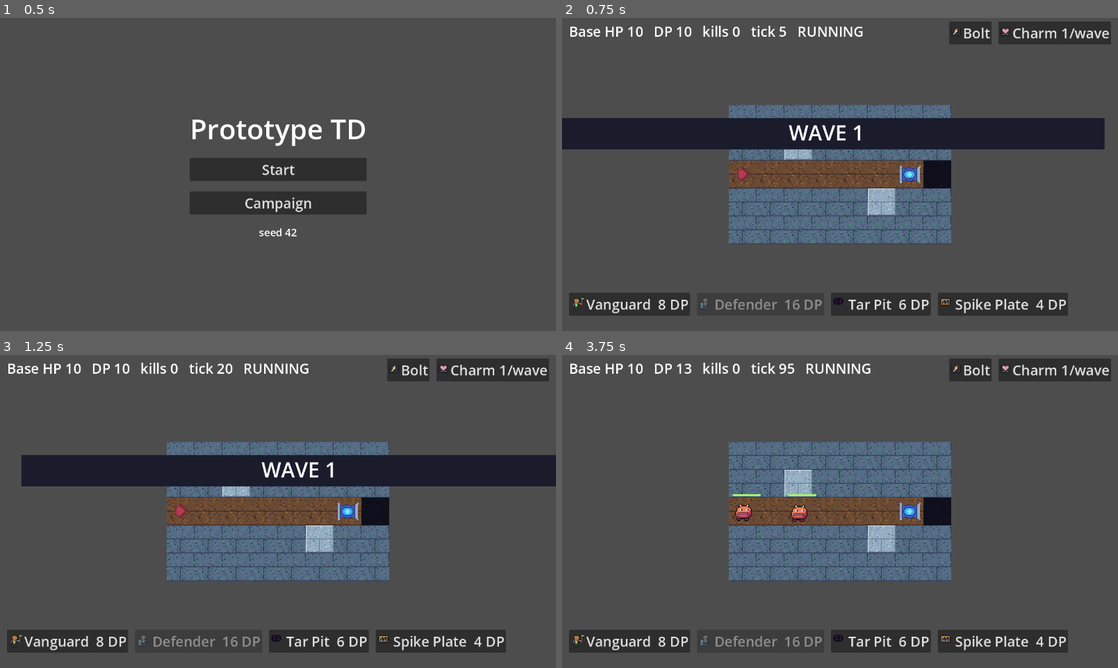
Above: before the commit, frames 1-4 (two rows, left to right).
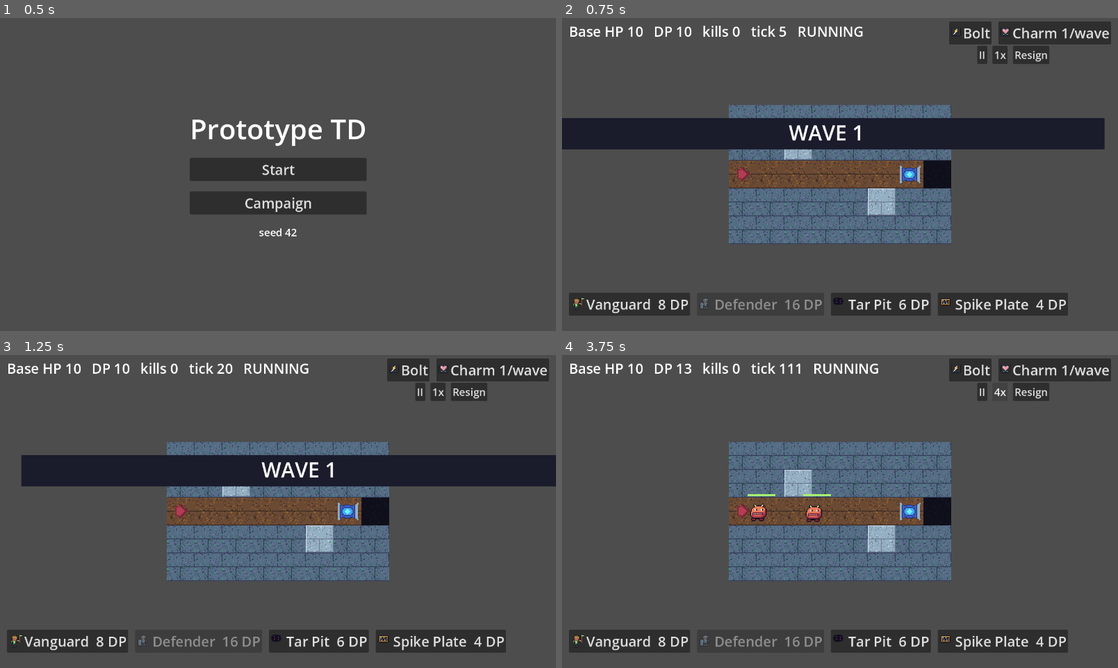
Above: after the commit, the same moments.

Repository: junnyboi/proto-td
Game: Godot game, scene res://scenes/title.tscn
Same seed, same stepped clock (60 frames per second), same inputs: the game is played once before the commit and once after it.
Inputs (mouse positions are in pixels of both pictures, inside the frame that each line leads up to):
- Up to frame 1 (0.5 s): no input
- Up to frame 2 (0.75 s): click "Start" at 0.5 s
- Up to frame 3 (1.25 s): no input
- Up to frame 4 (3.75 s): click (984, 392) at 1.25 s, where only the run after the commit has a clickable "II"; click (984, 392) at 2 s, where only the run after the commit has a clickable ">"; click (1001, 392) at 2.75 s, where only the run after the commit has a clickable "1x"; click (1001, 392) at 3.5 s, where only the run after the commit has a clickable "2x"

Frame 1 is identical in both runs. In frame 2, 0.6% of the frame differs, in the area x 74-88%, y 8-15%; in frame 3, 0.6%; in frame 4, 1.4%, in the area x 30-88%, y 2-54%.

Commit message:
phase 13b: in-battle QoL controls (pause/speed/resign) + prominent terminal Continue + harness input shield
Controls drive only the ticks_per_frame_scale seam and the resign verb
(rule 5). Space pause matches physical keycode (D1: actions don't match
synthetic devices — probed). Row sits under the spell bar (D5: top-center
belongs to the HUD status line; R4b shot caught the overlap). New
selftest/input_shield.gd eats untagged mouse/key events under the harness
— closes the human-races-injected-input class (see PAINPOINTS Phase 13).
P13 ledger stays failing pending one uninterrupted verify.sh --full
(windowed lane blocked by live machine use; isolated R4b green 29/29,
5 shots, zero skips).

Co-Authored-By: Claude Fable 5 <noreply@anthropic.com>

Diff:
--- a/project.godot
+++ b/project.godot
@@ -43,6 +43,11 @@
 "events": [Object(InputEventKey,"resource_local_to_scene":false,"resource_name":"","device":16,"window_id":0,"alt_press …(195 unchanged characters)…
 ]
 }
+battle_pause={
+"deadzone": 0.2,
+"events": [Object(InputEventKey,"resource_local_to_scene":false,"resource_name":"","device":16,"window_id":0,"alt_pressed":false,"shift_pressed":false,"ctrl_pressed":false,"meta_pressed":false,"pressed":false,"keycode":0,"physical_keycode":32,"key_label":0,"unicode":0,"location":0,"echo":false,"script":null)
+]
+}
 
 [rendering]
 
--- /dev/null
+++ b/scripts/ui/battle_controls.gd
@@ -0,0 +1,194 @@
+class_name BattleControls
+extends Control
+
+## Phase 13b (td-phase-13.md §4): always-visible in-battle QoL controls —
+## pause/resume, speed cycle 1x/2x/4x, resign behind a code-built confirm
+## panel (never a native ConfirmationDialog: subwindows are a harness trap).
+## UI over the verbs (rule 5): every write goes through the view's
+## ticks_per_frame_scale seam or model.apply_action([&"resign"]) — the same
+## seams the debug overlay, scenarios, and bots drive. Button labels
+## re-derive from the LIVE scale each frame, so direct seam writes (debug
+## overlay, scenarios) never desync the display. Space toggles pause by
+## physical keycode, the debug.gd F12 precedent — the registered
+## battle_pause action does not match synthetic device-4242 keys (probed,
+## deviation D1).
+
+const FONT_SIZE := 24
+const SPEED_CYCLE: Array[float] = [1.0, 2.0, 4.0]
+const PAUSED_LABEL_MIN_WIDTH := 130.0  # fixed slot: no row re-layout on toggle
+
+var model: BattleModel = null
+var view: Node2D = null
+
+var _pause_button: Button = null
+var _speed_button: Button = null
+var _resign_button: Button = null
+var _paused_label: Label = null
+var _confirm: PanelContainer = null
+var _resume_scale: float = 1.0
+var _pre_confirm_scale: float = 1.0
+
+
+func setup(battle_model: BattleModel, battle_view: Node2D) -> void:
+	model = battle_model
+	view = battle_view
+	# Control under a Node2D: no anchor layout — explicit viewport sizing
+	# (CLAUDE.md ban list), same pattern as the deploy/spell bars
+	mouse_filter = Control.MOUSE_FILTER_IGNORE
+	position = Vector2.ZERO
+	size = get_viewport().get_visible_rect().size
+	_build_row()
+	_build_confirm()
+
+
+func _build_row() -> void:
+	var box := HBoxContainer.new()
+	box.name = "ControlsBox"
+	box.add_theme_constant_override("separation", 12)
+	add_child(box)
+	_pause_button = _make_button("PauseButton", "II")
+	_pause_button.pressed.connect(_on_pause_pressed)
+	box.add_child(_pause_button)
+	_speed_button = _make_button("SpeedButton", "1x")
+	_speed_button.pressed.connect(_on_speed_pressed)
+	box.add_child(_speed_button)
+	_resign_button = _make_button("ResignButton", "Resign")
+	_resign_button.pressed.connect(_on_resign_pressed)
+	box.add_child(_resign_button)
+	_paused_label = Label.new()
+	_paused_label.name = "PausedLabel"
+	_paused_label.text = ""
+	_paused_label.custom_minimum_size = Vector2(PAUSED_LABEL_MIN_WIDTH, 0)
+	_paused_label.add_theme_font_size_override("font_size", FONT_SIZE)
+	_paused_label.add_theme_color_override("font_color", Color("f4b41b"))
+	box.add_child(_paused_label)
+	# right-aligned strip BELOW the spell bar (as-built D5: top-center is NOT
+	# free — the HUD status line reaches past center-x once tick/result text
+	# grows, and the R4b shot caught the overlap); the box knows its width
+	# only after buttons exist
+	box.reset_size()
+	box.position = Vector2(size.x - box.get_combined_minimum_size().x - 16.0, 64.0)
+
+
+func _build_confirm() -> void:
+	_confirm = PanelContainer.new()
+	_confirm.name = "ResignConfirm"
+	_confirm.visible = false
+	add_child(_confirm)
+	var margin := MarginContainer.new()
+	for side: String in ["left", "right", "top", "bottom"]:
+		margin.add_theme_constant_override("margin_%s" % side, 24)
+	_confirm.add_child(margin)
+	var column := VBoxContainer.new()
+	column.add_theme_constant_override("separation", 14)
+	margin.add_child(column)
+	var question := Label.new()
+	question.name = "ResignQuestion"
+	question.text = "Resign this battle?"
+	question.add_theme_font_size_override("font_size", 32)
+	question.horizontal_alignment = HORIZONTAL_ALIGNMENT_CENTER
+	column.add_child(question)
+	var note := Label.new()
+	note.text = "Counts as a defeat."
+	note.add_theme_font_size_override("font_size", FONT_SIZE)
+	note.horizontal_alignment = HORIZONTAL_ALIGNMENT_CENTER
+	column.add_child(note)
+	var row := HBoxContainer.new()
+	row.add_theme_constant_override("separation", 16)
+	row.alignment = BoxContainer.ALIGNMENT_CENTER
+	column.add_child(row)
+	var confirm := _make_button("ConfirmResign", "Resign")
+	confirm.pressed.connect(_on_confirm_resign)
+	row.add_child(confirm)
+	var cancel := _make_button("CancelResign", "Cancel")
+	cancel.pressed.connect(_on_cancel_resign)
+	row.add_child(cancel)
+
+
+## FOCUS_NONE on every button (incl. the confirm pair): Space activates the
+## focused Control as GUI input before _unhandled_input ever sees it.
+func _make_button(button_name: String, text: String) -> Button:
+	var btn := Button.new()
+	btn.name = button_name
+	btn.text = text
+	btn.focus_mode = Control.FOCUS_NONE
+	btn.add_theme_font_size_override("font_size", FONT_SIZE)
+	return btn
+
+
+func _current_scale() -> float:
+	return float(view.get("ticks_per_frame_scale"))
+
+
+func _set_scale(value: float) -> void:
+	view.set("ticks_per_frame_scale", value)
+
+
+## Display derives from the live seam value every frame — never written back.
+func _process(_delta: float) -> void:
+	if view == null or model == null:
+		return
+	var current := _current_scale()
+	if current > 0.0:
+		_resume_scale = current
+	var paused := current == 0.0
+	_pause_button.text = ">" if paused else "II"
+	_paused_label.text = "PAUSED" if paused and not _confirm.visible else ""
+	_speed_button.text = "%dx" % int(round(_resume_scale))
+	_resign_button.disabled = model.result != BattleModel.Result.RUNNING
+
+
+func _unhandled_input(event: InputEvent) -> void:
+	var key := event as InputEventKey
+	if key == null or not key.pressed or key.is_echo():
+		return
+	if key.physical_keycode != KEY_SPACE:
+		return
+	if _confirm.visible:
+		return
+	_on_pause_pressed()
+	get_viewport().set_input_as_handled()
+
+
+func _on_pause_pressed() -> void:
+	Sfx.play("ui_click")
+	if _current_scale() == 0.0:
+		_set_scale(_resume_scale)
+	else:
+		_set_scale(0.0)
+
+
+## Cycles 1x -> 2x -> 4x -> 1x; while paused it sets the new speed AND
+## unpauses (one less stuck state). A seam-written off-cycle value (e.g. a
+## scenario's 8x) cycles back to 1x.
+func _on_speed_pressed() -> void:
+	Sfx.play("ui_click")
+	var base := _current_scale()
+	if base == 0.0:
+		base = _resume_scale
+	var idx := SPEED_CYCLE.find(base)
+	var next: float = SPEED_CYCLE[(idx + 1) % SPEED_CYCLE.size()] if idx >= 0 else 1.0
+	_set_scale(next)
+
+
+## Opening the confirm forces pause; Cancel restores the prior scale.
+func _on_resign_pressed() -> void:
+	Sfx.play("ui_click")
+	_pre_confirm_scale = _current_scale()
+	_set_scale(0.0)
+	_confirm.visible = true
+	_confirm.reset_size()
+	_confirm.position = (size - _confirm.size) * 0.5
+
+
+func _on_cancel_resign() -> void:
+	Sfx.play("ui_click")
+	_confirm.visible = false
+	_set_scale(_pre_confirm_scale)
+
+
+func _on_confirm_resign() -> void:
+	Sfx.play("ui_click")
+	_confirm.visible = false
+	model.apply_action([&"resign"])
+	_set_scale(_pre_confirm_scale)
--- a/scripts/view/battle_view.gd
+++ b/scripts/view/battle_view.gd
@@ -163,6 +163,10 @@
 	spells.name = "SpellBar"
 	add_child(spells)
 	spells.setup(model, self, Game.loadout_spell_ids())
+	var controls := BattleControls.new()
+	controls.name = "BattleControls"
+	add_child(controls)
+	controls.setup(model, self)
 
 
 ## Screen-space center of a grid cell (no camera: world == screen). The
@@ -325,13 +329,18 @@
 	var next := Button.new()
 	next.name = "ContinueButton"
 	next.text = "Continue"
-	next.add_theme_font_size_override("font_size", HUD_FONT_SIZE)
+	# Phase 13b prominence: the largest button on screen, focused so Enter
+	# (and Space, once terminal) also proceeds — the "what do I click now"
+	# fix from the playtest screenshot
+	next.custom_minimum_size = Vector2(260.0, 64.0)
+	next.add_theme_font_size_override("font_size", 40)
 	add_child(next)
 	var viewport := get_viewport_rect().size
 	next.position = Vector2(
 		(viewport.x - next.get_combined_minimum_size().x) * 0.5, viewport.y * 0.5 + 120.0
 	)
 	next.pressed.connect(_on_continue_pressed)
+	next.grab_focus()
 
 
 func _on_continue_pressed() -> void:
--- a/selftest/harness.gd
+++ b/selftest/harness.gd
@@ -245,6 +245,9 @@
 		ProjectSettings.get_setting("display/window/size/viewport_width"),
 		ProjectSettings.get_setting("display/window/size/viewport_height"),
 	)
+	var shield := SelfTestInputShield.new()
+	shield.name = "RealInputShield"
+	root.add_child(shield)
 	var game := root.get_node_or_null("Game")
 	if game != null and game.has_method("set_run_seed"):
 		game.call("set_run_seed", seed_value)
--- /dev/null
+++ b/selftest/input_shield.gd
@@ -0,0 +1,25 @@
+class_name SelfTestInputShield
+extends Node
+
+## Eats REAL (untagged) mouse AND keyboard events for the lifetime of a
+## harness run. A human on the machine races injected input (CLAUDE.md
+## environment race), two ways: (a) a real zero-button-mask mouse motion
+## arriving while a synthetic press is held makes the Viewport drop its GUI
+## mouse focus, so the synthetic release never fires the button
+## (deploy_flow Phase 3, battle_controls Phase 13); (b) the game window
+## takes keyboard focus when the windowed lane opens it, so a human typing
+## lands real keystrokes in the game — fatal once gameplay hotkeys exist
+## (Phase 13's Space pause toggled mid-measurement). Synthetic events carry
+## device == SelfTestHarness.SYNTHETIC_DEVICE and pass through untouched.
+## Node._input runs before Control GUI routing and _unhandled_input, so
+## marking the event handled here shields every button, drag, and hotkey in
+## every scenario. Window-manager effects (hiding/occluding the window
+## stops draws and stalls shot_grab) cannot be shielded — that stays a
+## re-run-when-idle case.
+
+
+func _input(event: InputEvent) -> void:
+	if event.device == SelfTestHarness.SYNTHETIC_DEVICE:
+		return
+	if event is InputEventMouse or event is InputEventKey:
+		get_viewport().set_input_as_handled()
--- /dev/null
+++ b/selftest/scenarios/battle_controls.gd
@@ -0,0 +1,203 @@
+extends RefCounted
+
+## Phase 13b scenario (td-phase-13.md §4): the in-battle QoL controls drive
+## only the ticks_per_frame_scale seam + the resign verb. The battle is
+## pinned open with one never-reached wave entry (Q16, the CLAUDE.md
+## pure-economy pin) so the whole run is a quiet window: no spawns, no
+## kills, no hit-stop, no leak race — pause/speed exactness cannot be
+## contaminated.
+## Paper derivation (td-phase-13.md §4, corrected as-built): physics 60 Hz,
+## tps 30 => scale s adds 0.5s ticks per stepped frame. Between two reads
+## separated by `await physics_frames(40)` the view executes 39-40 physics
+## frames (await-boundary alignment costs up to one frame), and the
+## accumulator carries a < 1.0 residue — so dtick lands in
+## [floor(19.5s), 20s]: 1x -> [19, 21] (residue can round up), 4x -> [78, 80]
+## (integer 2/frame, residue inert). Paused is exact: the accumulator gains
+## 0, so dtick == 0 over any window.
+## Falsifiable shot checklist:
+##   controls_idle     — pause/speed/resign row right-aligned under the spell
+##                       bar, clear of the HUD status line and the spell
+##                       buttons (as-built D5: top-center belongs to the HUD)
+##   paused            — ">" on the pause button + amber PAUSED indicator
+##   speed_4x          — speed button reads 4x
+##   resign_confirm    — centered panel: "Resign this battle?", two buttons
+##   terminal_continue — DEFEAT stamp + Continue visibly the largest button
+## Watchdog: 150 measurement physics frames + ~40 click/settle frames +
+## 2 x <=120-frame swap polls + shots ~= 500 worst case -> 1200 keeps 2x.
+
+const PAUSED_COLOR := Color("f4b41b")
+const LABEL_TEXT_COLOR := Color(0.875, 0.875, 0.875)
+
+
+func run(h: SelfTestHarness) -> void:
+	h.max_frames = 1200
+	await h.frames(10)
+	var game := h.autoload("Game")
+	h.expect_done()
+
+	# quick battle pinned open (seam start; StartButton raw input is already
+	# validated by resign_flow — the new raw surfaces here are the controls)
+	game.call("start_battle", game.get("default_stage_id"))
+	var stage := (game.get("pending_stage") as StageDef).duplicate(true) as StageDef
+	var waves: Array[Dictionary] = [{"tick": 100_000, "enemy_id": &"grunt", "path_idx": 0}]
+	stage.waves = waves
+	game.set("pending_stage", stage)
+	var model := await _await_battle(h, game)
+	h.check("battle started", model != null)
+	if model == null:
+		return
+	var view := game.get("content") as Node2D
+
+	# the controls row exists and sits top-center
+	var controls := view.find_child("BattleControls", true, false) as Control
+	h.check("controls attached to the battle", controls != null)
+	if controls == null:
+		return
+	var box := controls.find_child("ControlsBox", true, false) as Control
+	var pause_btn := controls.find_child("PauseButton", true, false) as Button
+	var speed_btn := controls.find_child("SpeedButton", true, false) as Button
+	var resign_btn := controls.find_child("ResignButton", true, false) as Button
+	h.check(
+		"row is populated",
+		box != null and pause_btn != null and speed_btn != null and resign_btn != null,
+	)
+	await h.shot("controls_idle")
+
+	# pause: exact freeze (accumulator gains 0 -> dtick == 0 over any window)
+	await h.click_view(pause_btn.get_global_rect().get_center())
+	h.check("pause readback is 0", float(view.get("ticks_per_frame_scale")) == 0.0)
+	var paused_label := controls.find_child("PausedLabel", true, false) as Label
+	h.check("PAUSED indicator on", paused_label != null and paused_label.text == "PAUSED")
+	var frozen_tick: int = model.tick
+	await h.physics_frames(30)
+	h.check(
+		"paused dtick == 0 exactly", model.tick == frozen_tick,
+		"tick %d -> %d" % [frozen_tick, model.tick],
+	)
+	var img_paused := await h.shot_grab("paused")
+	if paused_label != null:
+		var label_rect := Rect2i(paused_label.get_global_rect())
+		h.check_pixels(
+			"PAUSED text pixels present", img_paused,
+			func(im: Image) -> bool:
+				return SelfTestProbes.color_in_rect(im, label_rect, PAUSED_COLOR, 0.1) > 50,
+		)
+
+	# resume: 40 frames at 1x -> 20 +/- 1 ticks
+	await h.click_view(pause_btn.get_global_rect().get_center())
+	h.check("resume readback is 1x", float(view.get("ticks_per_frame_scale")) == 1.0)
+	var t0: int = model.tick
+	await h.physics_frames(40)
+	var d1: int = model.tick - t0
+	h.check("1x dtick in [19, 21]", d1 >= 19 and d1 <= 21, "dtick=%d" % d1)
+
+	# speed cycle: 1x -> 2x -> 4x (measured) -> wraps to 1x
+	await h.click_view(speed_btn.get_global_rect().get_center())
+	h.check("cycle to 2x", float(view.get("ticks_per_frame_scale")) == 2.0)
+	await h.click_view(speed_btn.get_global_rect().get_center())
+	h.check("cycle to 4x", float(view.get("ticks_per_frame_scale")) == 4.0)
+	t0 = model.tick
+	await h.physics_frames(40)
+	var d4: int = model.tick - t0
+	h.check("4x dtick in [78, 80]", d4 >= 78 and d4 <= 80, "dtick=%d" % d4)
+	await h.frames(2)
+	h.check("speed button reads 4x", speed_btn.text == "4x")
+	await h.shot("speed_4x")
+	await h.click_view(speed_btn.get_global_rect().get_center())
+	h.check("cycle wraps to 1x", float(view.get("ticks_per_frame_scale")) == 1.0)
+
+	# Space toggles pause (physical keycode, the debug.gd F12 precedent)
+	_send_space()
+	await h.frames(2)
+	h.check("Space pauses", float(view.get("ticks_per_frame_scale")) == 0.0)
+	_send_space()
+	await h.frames(2)
+	h.check("Space resumes to 1x", float(view.get("ticks_per_frame_scale")) == 1.0)
+
+	# resign confirm: forces pause, Cancel restores and never resigns
+	await h.click_view(resign_btn.get_global_rect().get_center())
+	var confirm := controls.find_child("ResignConfirm", true, false) as PanelContainer
+	h.check("confirm panel visible", confirm != null and confirm.visible)
+	h.check("confirm forces pause", float(view.get("ticks_per_frame_scale")) == 0.0)
+	h.check("still RUNNING under the panel", model.result == BattleModel.Result.RUNNING)
+	var question := controls.find_child("ResignQuestion", true, false) as Label
+	var img_confirm := await h.shot_grab("resign_confirm")
+	if question != null:
+		var q_rect := Rect2i(question.get_global_rect())
+		h.check_pixels(
+			"confirm question pixels present", img_confirm,
+			func(im: Image) -> bool:
+				return SelfTestProbes.color_in_rect(im, q_rect, LABEL_TEXT_COLOR, 0.12) > 100,
+		)
+	var cancel_btn := controls.find_child("CancelResign", true, false) as Button
+	await h.click_view(cancel_btn.get_global_rect().get_center())
+	h.check("cancel hides the panel", not confirm.visible)
+	h.check("cancel restores the scale", float(view.get("ticks_per_frame_scale")) == 1.0)
+	h.check("cancel never resigns", model.result == BattleModel.Result.RUNNING)
+
+	# resign for real: DEFEAT + the prominent focused Continue button
+	await h.click_view(resign_btn.get_global_rect().get_center())
+	var confirm_btn := controls.find_child("ConfirmResign", true, false) as Button
+	await h.click_view(confirm_btn.get_global_rect().get_center())
+	h.check("resign lands DEFEAT", model.result == BattleModel.Result.DEFEAT)
+	await h.frames(4)
+	var stamp_label := view.find_child("ResultStampLabel", true, false) as Label
+	h.check("stamp shows DEFEAT", stamp_label != null and stamp_label.text == "DEFEAT")
+	var continue_btn := view.find_child("ContinueButton", true, false) as Button
+	h.check("Continue button exists", continue_btn != null)
+	if continue_btn == null:
+		return
+	var btn_size := continue_btn.get_global_rect().size
+	h.check(
+		"Continue is prominent (>= 260x64)", btn_size.x >= 260.0 and btn_size.y >= 64.0,
+		"size=%s" % btn_size,
+	)
+	h.check("Continue holds focus (Enter proceeds)", continue_btn.has_focus())
+	await h.shot("terminal_continue")
+
+	# -> results (the 13a flow, reached through the 13b button)
+	await h.click_view(continue_btn.get_global_rect().get_center())
+	var results := await _await_screen(h, game, "ResultsColumn")
+	h.check("results reached", results != null)
+	h.done()
+
+
+func _send_space() -> void:
+	for pressed: bool in [true, false]:
+		var ev := InputEventKey.new()
+		ev.device = SelfTestHarness.SYNTHETIC_DEVICE
+		ev.keycode = KEY_SPACE
+		ev.physical_keycode = KEY_SPACE
+		ev.pressed = pressed
+		Input.parse_input_event(ev)
+		Input.flush_buffered_events()
+
+
+## Awaits the deferred battle swap and returns the live model (null on
+## timeout).
+func _await_battle(h: SelfTestHarness, game: Node) -> BattleModel:
+	var budget := 120
+	while budget > 0:
+		var model: BattleModel = game.get("current_battle")
+		var content := game.get("content") as Node
+		if model != null and content != null and content is Node2D:
+			await h.frames(3)
+			return model
+		budget -= 1
+		await h.frames(1)
+	return null
+
+
+## Awaits the deferred content swap and returns the new screen (null on
+## timeout).
+func _await_screen(h: SelfTestHarness, game: Node, marker: String) -> Control:
+	var budget := 120
+	while budget > 0:
+		var content := game.get("content") as Node
+		if content != null and is_instance_valid(content) \
+				and content is Control and content.find_child(marker, true, false) != null:
+			await h.frames(3)
+			return content
+		budget -= 1
+		await h.frames(1)
+	return null
--- a/tools/add_input_actions.gd
+++ b/tools/add_input_actions.gd
@@ -7,6 +7,7 @@
 
 func _initialize() -> void:
 	_add_key_action("ui_debug_overlay", KEY_F12)
+	_add_key_action("battle_pause", KEY_SPACE)
 	ProjectSettings.save()
 	print("[input-actions] saved")
 	quit(0)
--- /dev/null
+++ b/tools/probe_action_match.gd
@@ -0,0 +1,18 @@
+extends SceneTree
+
+## Scratch probe (Phase 13 A3): does a synthetic-device InputEventKey match
+## the battle_pause action registered by add_input_actions.gd?
+
+
+func _initialize() -> void:
+	InputMap.load_from_project_settings()
+	var ev := InputEventKey.new()
+	ev.device = 4242
+	ev.physical_keycode = KEY_SPACE
+	ev.pressed = true
+	print("[probe] device-4242 space matches action: ", ev.is_action_pressed("battle_pause"))
+	var ev0 := InputEventKey.new()
+	ev0.physical_keycode = KEY_SPACE
+	ev0.pressed = true
+	print("[probe] default-device space matches action: ", ev0.is_action_pressed("battle_pause"))
+	quit(0)
Not shown, added: scripts/ui/battle_controls.gd.uid
Not shown, added: selftest/input_shield.gd.uid
Not shown, added: selftest/scenarios/battle_controls.gd.uid
Not shown, added: tools/probe_action_match.gd.uid
Not shown, changed: PAINPOINTS.md
